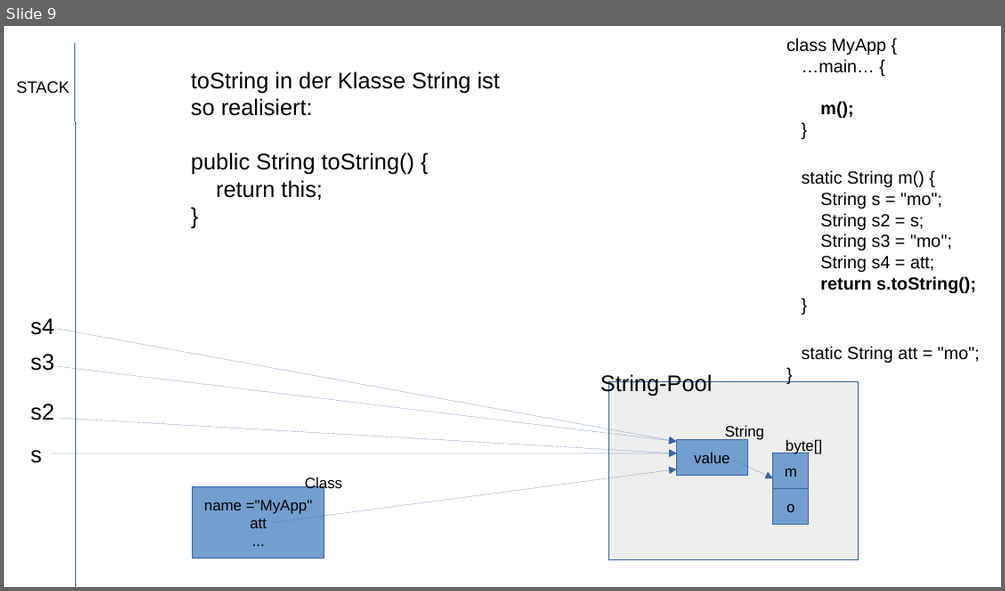
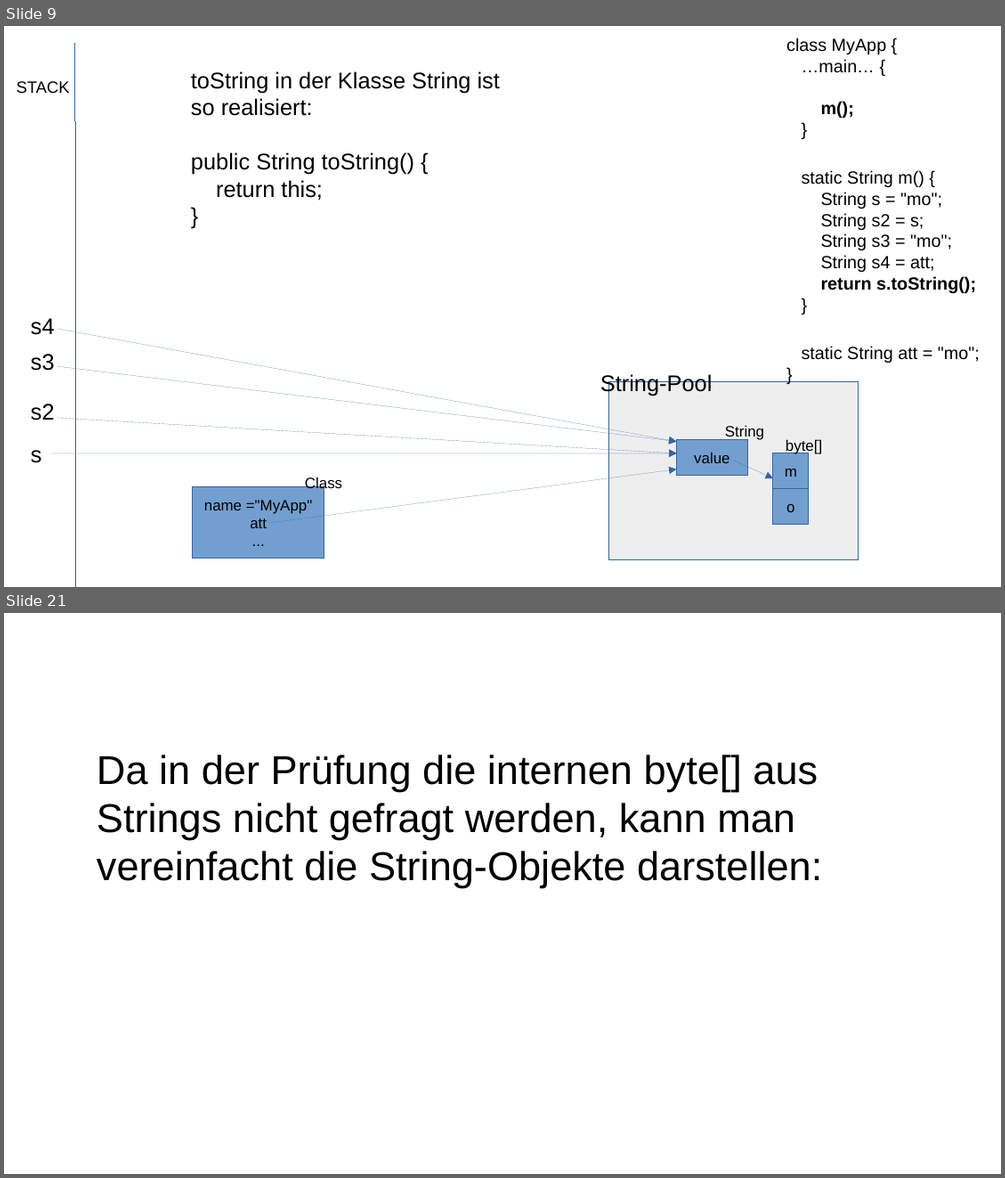
Before and after one commit to mahdinezhadasad/OCP, a slide deck: Diagramme/String-Pool.odp. Shown one above the other, each under a label of ours: slide 9 before the commit, slides 9 and 21 after it; the slides between them are not shown. The pictures are 1005x591 and 1005x1178 pixels, drawn with LibreOffice and Linux fonts; fonts in the diff are those of the drawing. Boxes give left, top, right and bottom in pixels: in the first picture for what was removed or moved away, otherwise in the second. Text is boxed around its words. In the diff, an @@ line names an element or a change of style, - is before the commit and + after.

```diff
--- a/Diagramme/String-Pool.odp
+++ b/Diagramme/String-Pool.odp
@@ slide 21 added at (4,613,1001,1174), background #FFFFFF @@
@@ text added at (97,755,822,888), 32 pt, text #000000 @@
+Da in der Prüfung die internen byte[] aus Strings nicht gefragt werden, kann man vereinfacht die String-Objekte darstellen:
```
Also in this commit, not shown: 12 other slides added, 5 other files.
